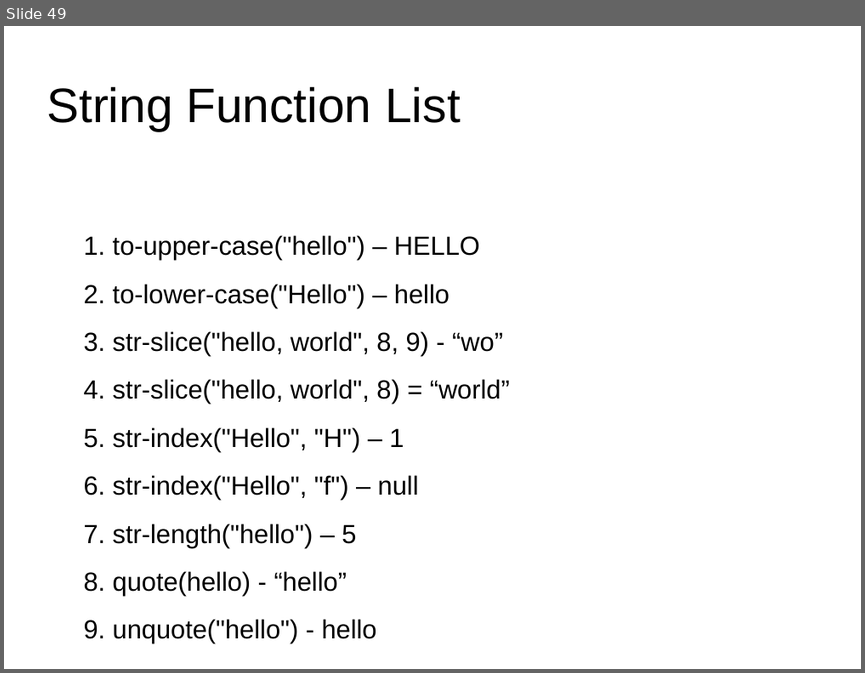
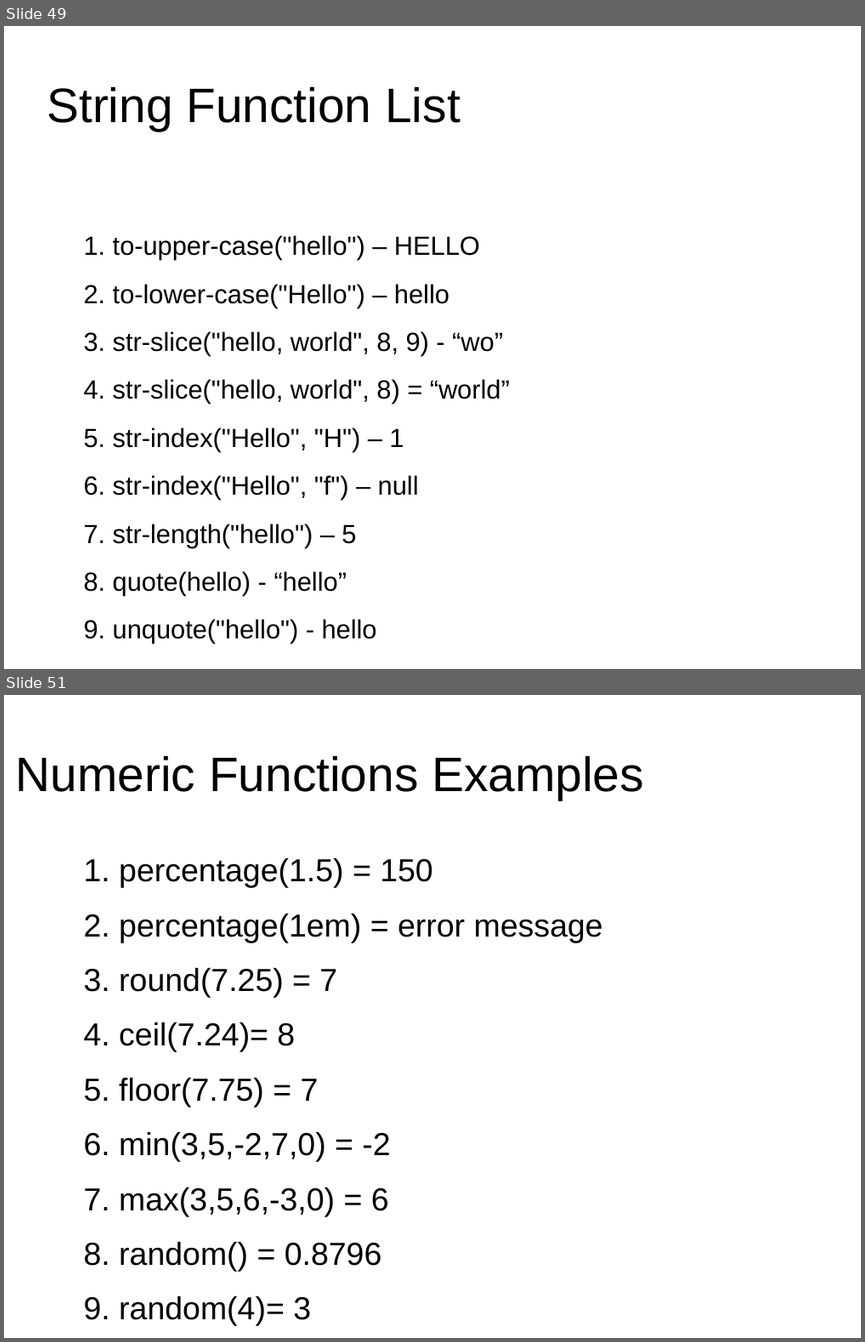
Before and after one commit to anumsh/SASS-Basics, a slide deck: SASS_basics.odp. Shown one above the other, each under a label of ours: slide 49 before the commit, slides 49 and 51 after it; the slides between them are not shown. The pictures are 865x673 and 865x1342 pixels, drawn with LibreOffice and Linux fonts; fonts in the diff are those of the drawing; background and template pictures are left out. Boxes give left, top, right and bottom in pixels: in the first picture for what was removed or moved away, otherwise in the second. Text is boxed around its words. In the diff, an @@ line names an element or a change of style, - is before the commit and + after.

Commit message:
feat: Numeric Functions

```diff
--- a/SASS_basics.odp
+++ b/SASS_basics.odp
@@ slide 51 added at (4,695,861,1338), background #FFFFFF @@
@@ title added at (16,755,644,800), 44.8 pt, text #000000 @@
+Numeric Functions Examples
@@ text added at (84,858,603,1326), 29.5 pt, text #000000 @@
+1. percentage(1.5) = 150
+2. percentage(1em) = error message
+3. round(7.25) = 7
+4. ceil(7.24)= 8
+5. floor(7.75) = 7
+6. min(3,5,-2,7,0) = -2
+7. max(3,5,6,-3,0) = 6
+8. random() = 0.8796
+9. random(4)= 3
```
Also in this commit, not shown: 1 other slide added.
